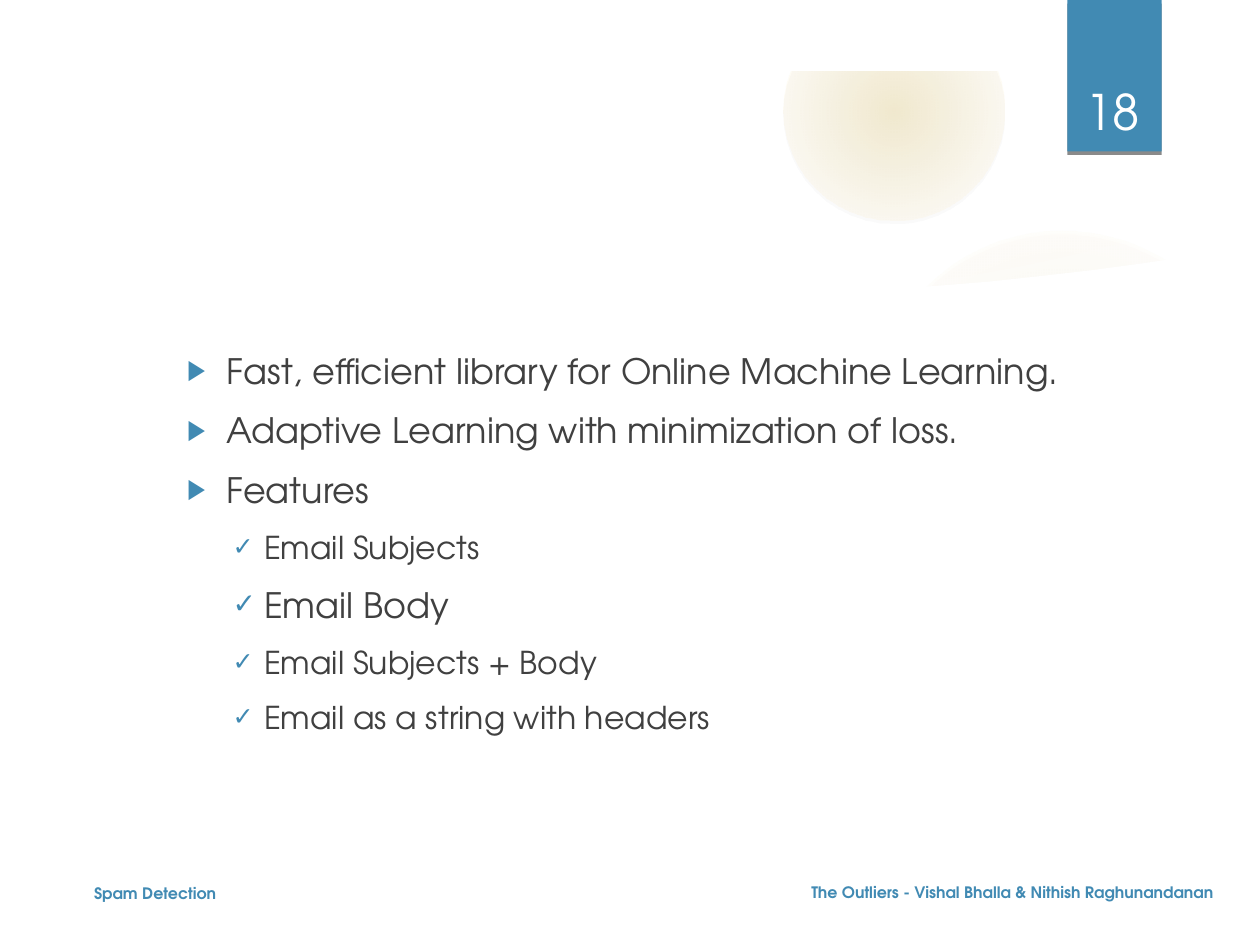
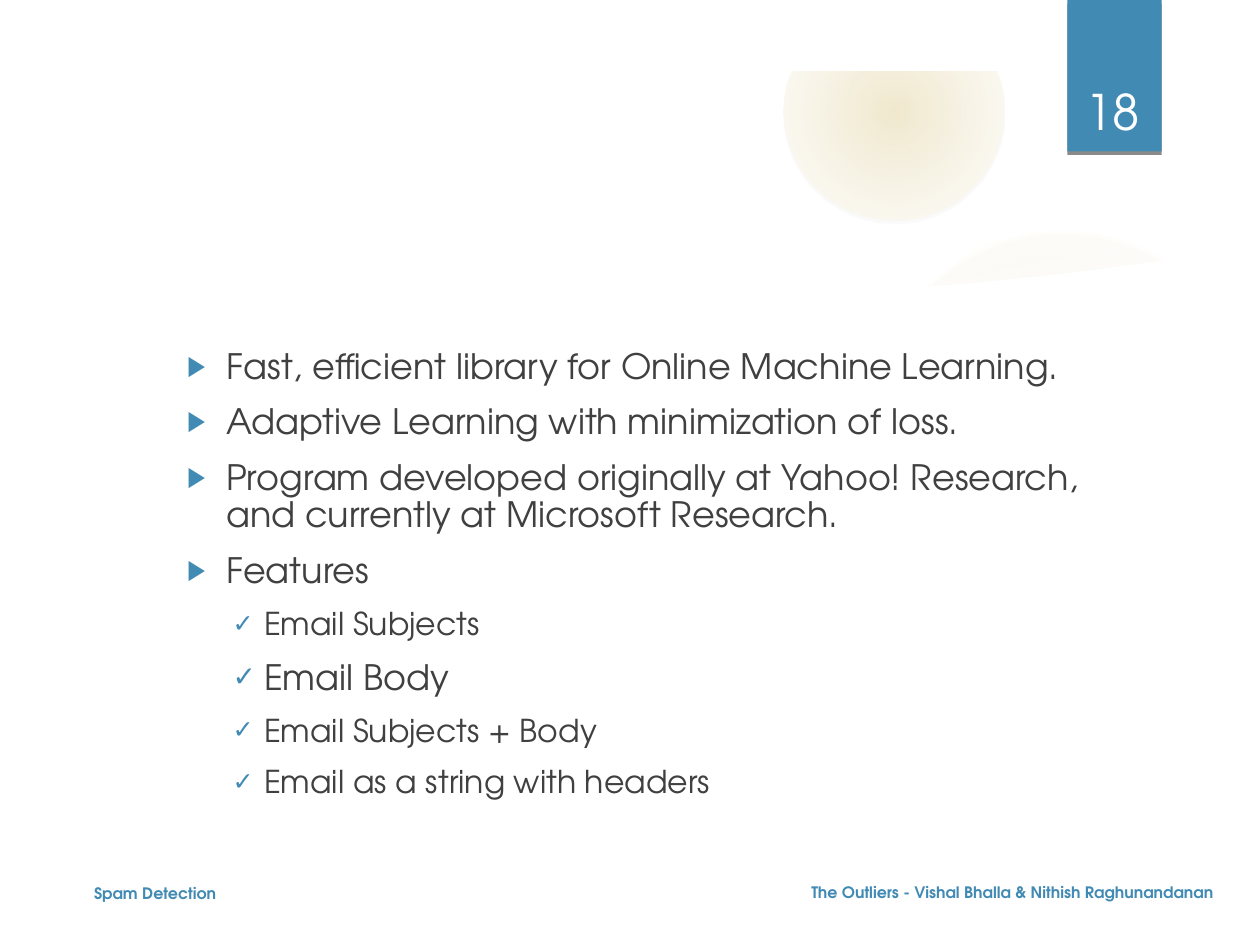
Before and after one commit to nehgu/Anomaly-Detection, a slide deck: slide 18 of Challenges/Spam Filtering Challenge 4/Ppt - Spam Detection Challenge-4.odp. Drawn at 1260x945 pixels with LibreOffice and Linux fonts; fonts in the diff are those of the drawing; background and template pictures are left out. Boxes give left, top, right and bottom in pixels: in the first picture for what was removed or moved away, otherwise in the second. Text is boxed around its words. In the diff, an @@ line names an element or a change of style, - is before the commit and + after.

```diff
--- a/Challenges/Spam Filtering Challenge 4/Ppt - Spam Detection Challenge-4.odp
+++ b/Challenges/Spam Filtering Challenge 4/Ppt - Spam Detection Challenge-4.odp
@@ text at [226, 352, 1058, 800]: line spacing 1 to 0.9 @@
@@ text at [226, 464, 1079, 534]: paragraph added @@
+  ▶ Program developed originally at Yahoo! Research, and currently at Microsoft Research.
```
Also in this commit, not shown: 4 other slides changed, 1 other file.
